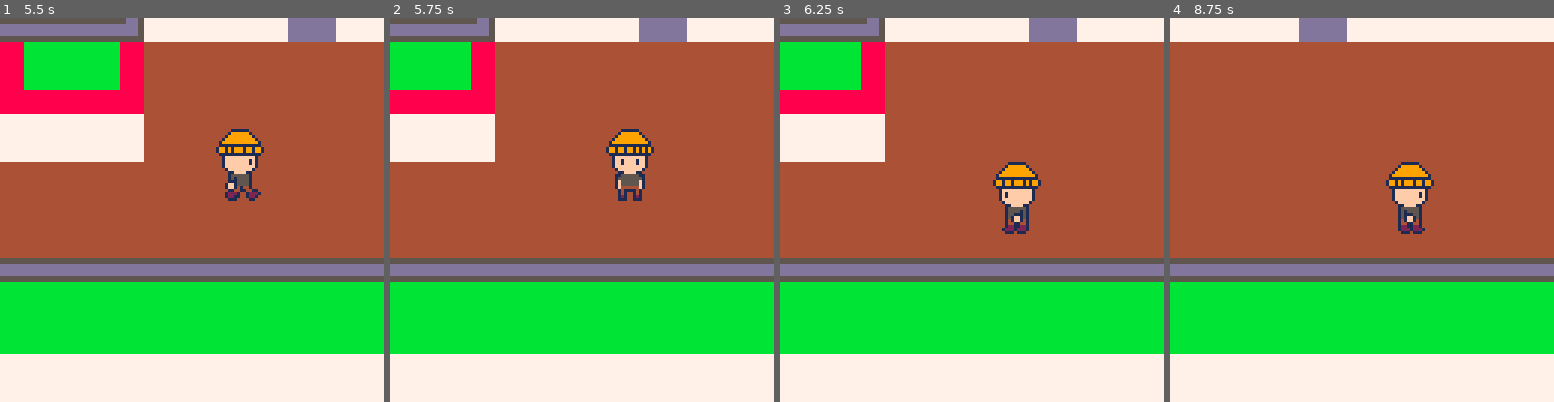
Above: before the commit, frames 1-4 (left to right).
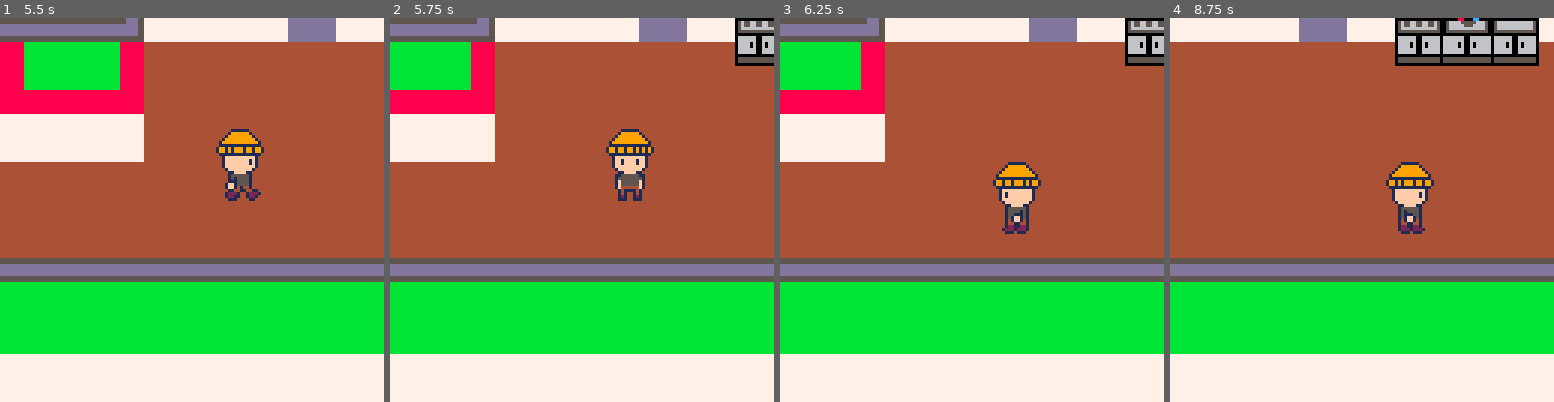
Above: after the commit, the same moments.

Repository: PaoloPortugal/one-last-visit
Game: PICO-8 cartridge mini-jam.p8
The game is run twice, just before and just after one commit, with the same random seed, the same clock (stepped at 60 frames per second) and the same inputs.
Inputs:
- Up to frame 1 (5.5 s): tap O (Z key) at 1.07, 1.8, 2.43, 3.07, 3.7, 4.33, 4.97 s; hold Right 2.33-3.33 s; hold Right 3.38-4.22 s; hold Up 4.27-4.67 s; hold Right from 4.72 s (still down)
- Up to frame 2 (5.75 s): tap O (Z key) at 5.6 s; release Right at 5.72 s
- Up to frame 3 (6.25 s): hold Down 5.77-6.1 s; hold Left from 6.15 s (still down); tap O (Z key) at 6.23 s
- Up to frame 4 (8.75 s): tap O (Z key) at 6.87, 7.5, 8.13 s; release Left at 6.98 s; hold Right 7.03-8.03 s; hold Right from 8.08 s (still down)

Frame 1 is identical in both runs. In frame 2, 1.3% of the frame differs, in the area x 89-100%, y 0-13%; in frame 3, 1.3%; in frame 4, 4.7%, in the area x 58-97%, y 0-13%.

Commit message:
Alright now we are better than we were before that FUCKING SIDEQUEST GOD DAMNIT

Diff:
--- a/entities.lua
+++ b/entities.lua
@@ -340,7 +340,7 @@
         w=16, -- width
         h=16, -- height
 
-        snap_tile_x=70,
+        snap_tile_x=71,
         snap_tile_y=20,
 
         interactable=true,
@@ -349,10 +349,10 @@
         dead=false,
 
         interact=function(self)
-            if self.x==self.snap_tile_x*8+4 and self.y==self.snap_tile_y*8+4 then
-                if not (player.x==self.snap_tile_x*8+4 and player.y==self.snap_tile_y*8-4) then
-                    player.x=self.snap_tile_x*8+4
-                    player.y=self.snap_tile_y*8-4
+            if self.x==self.snap_tile_x*8 and self.y==self.snap_tile_y*8-4 then
+                if not (player.x==self.snap_tile_x*8 and player.y==self.snap_tile_y*8-12) then
+                    player.x=self.snap_tile_x*8
+                    player.y=self.snap_tile_y*8-12
                     player.interacting=false
                 else
                     player:get_item("bedroom key")
@@ -367,7 +367,7 @@
 
         update=function(self)
             if self.interacting then
-                if not (self.x==self.snap_tile_x*8+4 and self.y==self.snap_tile_y*8+4) then
+                if not (self.x==self.snap_tile_x*8 and self.y==self.snap_tile_y*8-4) then
                     self.dx=player.dx
                     self.dy=player.dy
                     self:handle_horizontal_movement()
@@ -391,16 +391,16 @@
 
                     if chair_bottom_tile_x==self.snap_tile_x and chair_bottom_tile_y==self.snap_tile_y then
                         -- snap chair to exact position
-                        self.x=self.snap_tile_x*8+4
-                        self.y=self.snap_tile_y*8+4
+                        self.x=self.snap_tile_x*8
+                        self.y=self.snap_tile_y*8-4
                         -- stop interaction
                         self.interacting=false
                         player.interacting=false
                         shelf.dead=true
                     end
                 else
-                    player.x=self.snap_tile_x*8+4
-                    player.y=self.snap_tile_y*8-4
+                    player.x=self.snap_tile_x*8
+                    player.y=self.snap_tile_y*8-12
                     player.dx=0
                     player.dy=0
                     player:set_anim("still")
--- a/mini-jam.p8
+++ b/mini-jam.p8
@@ -66,7 +66,7 @@
 end
 
 function spawn_objects()
-    local chair=make_chair(107*8,21*8)
+    local chair=make_chair(107*8,21*8-1)
     local clock_1,clock_1_m=make_clock(23*8,21*8)
     local safe=make_safe(75*8+4,6*8)
     local empty_bucket=make_giver(22*8,13*8,"empty bucket")
@@ -241,17 +241,17 @@
 0000000039464646464646464646464639000000000000000000000000000000000000000000000000000000000000000000000000000000000000000000000000398c8d4a4b4c8e8f46464646390000000000000000000000000000000000000000000000000000000000000000000000000000000000000000000000000000
 0000000039444444444444444444444439101010101010101010101010101010101010101010101010100000000000000000000000000000000000000000000000399c9d5a5b5c9e9f44444444391010101010101010101010101010101010101010101010101000000000000000000000000000000000000000000000000000
 00000000394444444444444444444444394747474747474747474747474747474747474747474747471000000000000000000000000000000000000000000000003944446a6b6c444444444444394747474747474747474747474747474747474747474747471000000000000000000000000000000000000000000000000000
-00000000394444444444444444444444394747474747474747474747474747474747474747474747471000000000000000000000000000000000000000000000003944447a7b7c444444444444394747474747474747474747474747474747474747474747471000000000000000000000000000000000000000000000000000
-0000000039444444444444444444444439474747474747474747474747474747474747474747474747100000000000000000000000000000000000000000000000394444444444444444444444394747474747474747474747474747474747474747474747471000000000000000000000000000000000000000000000000000
-00000000394444444444444444444444394747474747474747474747474747474747473a3b3b3b3b3b3b3b3b3b3b3b3b3b3b3b3b3b3c0000000000000000000000394444444444444444444444394747474747474747474747474747474747473a3b3b3b3b3b3b3b3b3b3b3b3b3b3b3b3b3b3c00000000000000000000000000
-000000003d3b3b3b3b3b3b3b3c44443a3e474747474747474747474747474747474747392f2f2f2f2f1f54541f2f2f2f2f2f2f2f2f3900000000000000000000003d3b3b3b3b3b3b3b3c44443a3e474747474747474747474747474747474747392f2f2f2f2f1f1f1f1f2f2f2f2f2f2f2f2f3900000000000000000000000000
-3a3b3b3b0f3b3b3b3b3b3b3b3e44443d3b3b3b3b3c4747474747474747474747474747392f2f2f2f2f1f54541f2f2f2f2f2f2f2f2f39000000000000003a3b3b3b0f3b3b3b3b3b3b3b3e44443d3b3b3b3b3c4747474747474747474747474747392f2f2f2f2f1f1f1f1f2f2f2f2f2f2f2f2f3900000000000000000000000000
-391f1f1f1f1f1f1f1f1f1f1f1f44441f2f2f2f1f394747474747474747474747474747391f1f1f1f1f1f54541f1f1f1f1f1f1f1f1f3900000000000000391f1f1f1f1f1f1f1f1f1f1f1f44441f2f2f2f1f394747474747474747474747474747391f48491f1f1f1f1f1f1f1f1f1f1f1f1f1f3900000000000000000000000000
-391f2f2f2f2f2f2f2f2f2f2f1f44441f2f2f2f1f3947474747474747474747474747473946464646464654544646464646464646463900000000000000391f2f2f2f2f2f2f2f2f2f2f1f44441f2f2f2f1f39474747474747474747474747474739465859464646464646464646c9ca4646463900000000000000000000000000
-391f1f1f1f1f1f1f1f1f1f1f1f44441f1f1f1f1f3d3b3b3b3b3b3b3b47473b3b3b3b3b3e46464646464654544646464646464646463900000000000000391f1f1f1f1f1f1fc3c41f1f1f44441f1f1f1f1f3d3b3b3b3b3b3b3b47473b3b3b3b3b3e46686946464646464646c7c8d9dae7e8463900000000000000000000000000
-39464646464646464646464646444446464646461f2f2f2f2f2f2f1f47471f2f2f2f2f1f444444444444444444444444444444444439000000000000003946464646464646d5d6464646444446464646461f2f2f2f2f2f2f1f47471f2f2f2f2f1f44787944444444444444d7d8e9eaf7f8443900000000000000000000000000
-39464646464646464646464646444446464646461f2f2f2f2f2f2f1f44441f2f2f2f2f1f44444444444444444444444444444444443900000000000000394646cbcccd4646e5e6464646444446464646461f2f2f2f2f2f2f1f44441f2f2f2f2f1f44444444444444444444444444444444443900000000000000000000000000
-39444444444444444444444444444444444444441f1f1fc0c11f1f1f44441f1f1f1f1f1f44444444444444444444444444444444443900000000000000394444dbdcdd4444f5f6444444444444444444441f1f1fc0c11f1f1f44441f1f1f1f1f1f44444444444444444444444444444444443900000000000000000000000000
+00000000394444444444444444444444394747474747474747474747474747474747474747474747471000000000000000000000000000000000000000000000003944447a7b7c444444444444394747478081828347474747474747474747474747474747471000000000000000000000000000000000000000000000000000
+0000000039444444444444444444444439474747474747474747474747474747474747474747474747100000000000000000000000000000000000000000000000394444444444444444444444394747479091929347474747474747474747474747474747471000000000000000000000000000000000000000000000000000
+00000000394444444444444444444444394747474747474747474747474747444444473a3b3b3b3b3b3b3b3b3b3b3b3b3b3b3b3b3b3c0000000000000000000000394444444444444444444444394747474747474747474747474747444444473a3b3b3b3b3b3b3b3b3b3b3b3b3b3b3b3b3b3c00000000000000000000000000
+000000003d3b3b3b3b3b3b3b3c44443a3e474747474747474747474747474744444447392f2f2f2f2f1f54541f2f2f2f2f2f2f2f2f3900000000000000000000003d3b3b3b3b3b3b3b3c44443a3e474747474747474747474747474744444447392f2f2f2f2f1f1f1f1f2f2f2f2f2f2f2f2f3900000000000000000000000000
+3a3b3b3b0f3b3b3b3b3b3b3b3e44443d3b3b3b3b3c4747474747474747474744444447392f2f2f2f2f1f54541f2f2f2f2f2f2f2f2f39000000000000003a3b3b3b0f3b3b3b3b3b3b3b3e44443d3b3b3b3b3c4747474747474747474744444447392f2f2f2f2f1f1f1f1f2f2f2f2f2f2f2f2f3900000000000000000000000000
+391f1f1f1f1f1f1f1f1f1f1f1f44441f2f2f2f1f394747474747474747474744444447391f1f1f1f1f1f54541f1f1f1f1f1f1f1f1f3900000000000000391f1f1f1f1f1f1f1f1f1f1f1f44441f2f2f2f1f394747474747474747474744444447391f48491f1f1f1f1f1f1f1f1f1f1f1f1f1f3900000000000000000000000000
+391f2f2f2f2f2f2f2f2f2f2f1f44441f2f2f2f1f39474747474747474747474747474739464646464646545446464646c9ca4646463900000000000000391f2f2f2f2f2f2f2f2f2f2f1f44441f2f2f2f1f39474747474747474747474747474739465859464646464646464646c9ca4646463900000000000000000000000000
+391f1f1f1f1f1f1f1f1f1f1f1f44441f1f1f1f1f3d3b3b3b3b3b3b3b47473b3b3b3b3b3e46464646464654544646c7c8d9dae7e8463900000000000000391f1f1f1f1f1f1f1fc5c61f1f44441f1f1f1f1f3d3b3b3b3b3b3b3b47473b3b3b3b3b3e46686946464646464646c7c8d9dae7e8463900000000000000000000000000
+39464646464646464646464646444446464646461f2f2f2f2f2f2f1f47471f2f2f2f2f1f44444444444444444444d7d8e9eaf7f8443900000000000000394646464646464646d5d64646444446464646461f2f2f2f2f2f2f1f47471f2f2f2f2f1f44787944444444444444d7d8e9eaf7f8443900000000000000000000000000
+39464646464646464646464646444446464646461f2f2f2f2f2f2f1f44441f2f2f2f2f1f44444444444444444444444444444444443900000000000000394646cbcccd464646e5e64646444446464646461f2f2f2f2f2f2f1f44441f2f2f2f2f1f44444444444444444444444444444444443900000000000000000000000000
+39444444444444444444444444444444444444441f1f1fc0c11f1f1f44441f1f1f1f1f1f44444444444444444444444444444444443900000000000000394444dbdcdd444444f5f64444444444444444441f1f1fc0c11f1f1f44441f1f1f1f1f1f44444444444444444444444444444444443900000000000000000000000000
 3944444444444444444444444444444444444444464646d0d14646464444464646464646444444444444444444444444444444444439000000000000003944444444444444444444444444444444444444464646d0d1464646444445464646464644444444444444444444444444444444443900000000000000000000000000
 3944444444444444444444444444444444444444464646e0e14646464444464646464646444444444444444444444444444444444439000000000000003944444444444444444444444444444444444444464646e0e1464646444455464646464644444444444444444444444444444444443900000000000000000000000000
 3944444444444444444444444444444444444444444444f0f1444444444444444444444444444444444444444444444444444444443900000000000000394d4e5657444444444444444444444444444444444444f0f1444444444444444444444444444444444444444444444444444444443900000000000000000000000000
